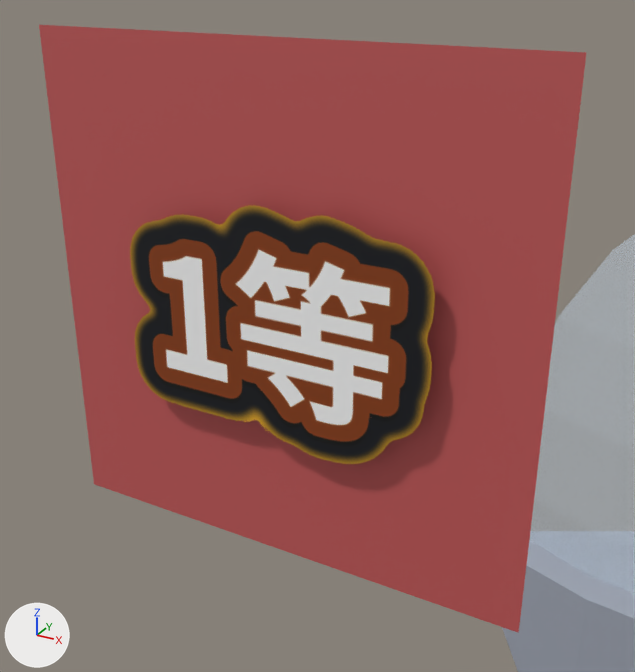
The glTF model public/presets/airlottery/airlottery_1tou_3d.glb as it was, and as the next commit left it.
Both versions are drawn from a camera (50 mm lens) standing at (0.00074, -0.78116, 0.1206) and looking at (0.00007, -0.77995, 0.11999). Every picture has the same lights, and +X, +Y and +Z are marked at lower left. The picture after the commit comes second. Where no turn or scale is listed for an object, it has been applied to the vertices. Vertices at exactly the same position are counted once.

In view in the first picture: 'air_base', 'air_dome', 'badge_1等'.
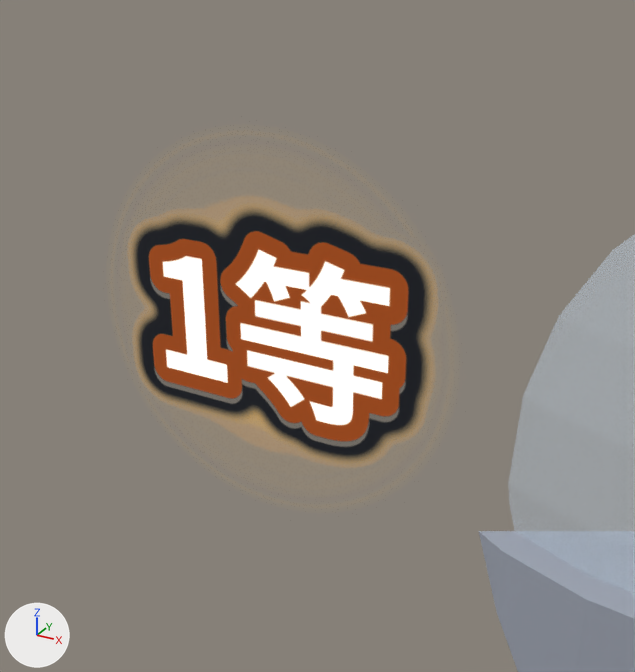
Location of each change, (x1, y1, x2, y2) in pixels of the pictures (635 x 672 px):
'badge_1等', surface changed, reshaped (lighter)
    before: (39, 25, 586, 633)
    after: (133, 208, 431, 461)
part 1 of me_plane_001, deleted (red)
    before: (39, 25, 586, 633)

The change, as a diff of the scene's bpy script:
```diff
--- a/public/presets/airlottery/airlottery_1tou_3d.glb.py
+++ b/public/presets/airlottery/airlottery_1tou_3d.glb.py
@@ mat_badge_1等_front @@
 mat_badge_1等_front = bpy.data.materials.new('badge_1等_front')
-# nodes: BsdfPrincipled, Math x2, OutputMaterial, TexImage
+# nodes: BsdfPrincipled, OutputMaterial, TexImage x2
 # uses the picture img_badge_1等
@@ me_plane_001 @@
 # used by ob_badge_1等; location = (0.0, -0.78, 0.12)
 # verts and faces of me_plane_001; kept vertices keep their numbers, new ones are numbered from 8
 # before: 4 (-0.000475, 0.000035, -0.000475) at pixel (94, 484), 5 (0.000475, 0.000035, -0.000475) at pixel (518, 632), 6 (-0.000475, 0.000035, 0.000475) at pixel (38, 24), 7 (0.000475, 0.000035, 0.000475) at pixel (586, 52)
-me_plane_001.from_pydata(...)  # 8 vertices, 12 faces; spans x -0.000475..0.000475, y 0.0..0.000035, z -0.000475..0.000475
+me_plane_001.from_pydata(...)  # 8 vertices, 10 faces; spans x -0.000475..0.000475, y 0.0..0.000035, z -0.000475..0.000475
+# me_plane_001 part 1
+delete_faces([(4, 6, 7), (4, 7, 5)])
 me_plane_001.materials.append(mat_badge_1等_front)
-me_plane_001.materials.append(mat_badge_1等_rim)  # red #c45959
```
